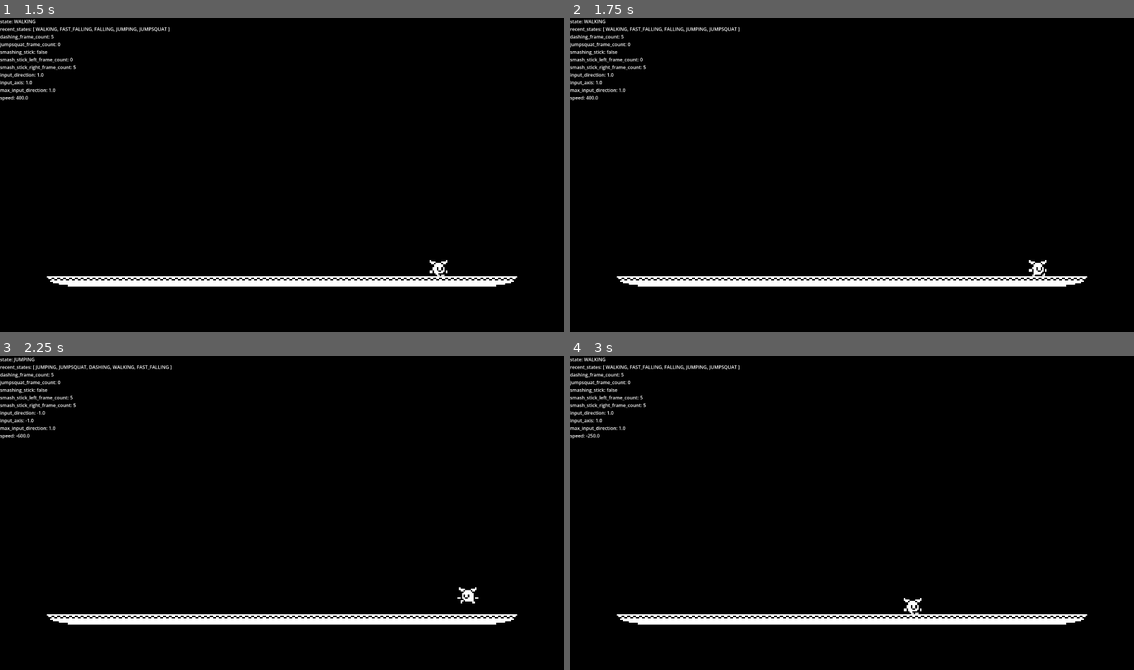
Above: before the commit, frames 1-4 (two rows, left to right).
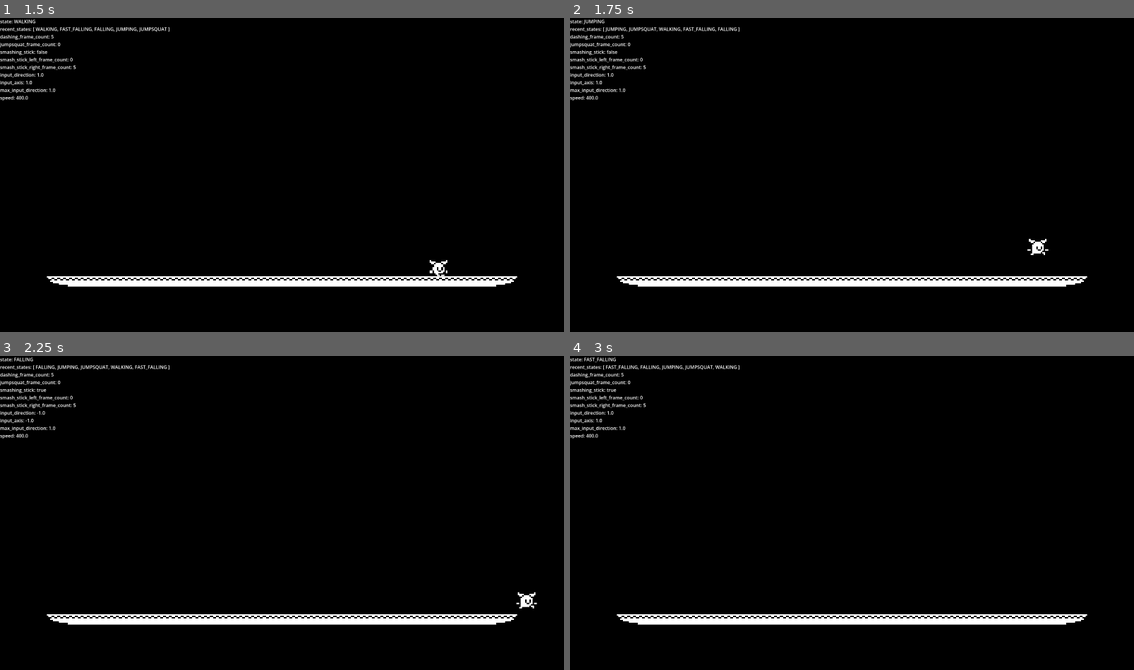
Above: after the commit, the same moments.

Repository: ninjajon5/godot_platformer
Game: Godot game, scene res://main.tscn
The game is run twice, just before and just after one commit, with the same random seed, the same clock (stepped at 60 frames per second) and the same inputs.
Inputs:
- Up to frame 1 (1.5 s): hold D (right) from 0.53 s (still down); tap Space (jump) at 0.6, 0.77, 1.07 s; tap S (crouch) at 1.35 s
- Up to frame 2 (1.75 s): keep holding D (right); tap Space (jump) at 1.52, 1.55 s
- Up to frame 3 (2.25 s): tap Space (jump) at 1.82, 2.1 s; release D (right) at 2.03 s; hold A (left) from 2.03 s (still down)
- Up to frame 4 (3 s): release A (left) at 2.78 s; hold D (right) from 2.78 s (still down); tap S (crouch) at 2.85 s

Frame 1 is identical in both runs. In frame 2, 0.5% of the frame differs, in the area x 2-85%, y 0-83%; in frame 3, 0.5%, in the area x 2-96%, y 0-81%; in frame 4, 0.4%.

Commit message:
green test for jump from walking

Diff:
--- a/player.gd
+++ b/player.gd
@@ -57,7 +57,7 @@
 func _check_for_physics_transitions() -> void:
 	if not on_floor and velocity.y >= 0 and state != State.FAST_FALLING:
 		state = State.FALLING
-	elif on_floor and velocity.x == 0 and state not in GROUNDED_INACTIONABLE_STATES:
+	elif on_floor and velocity.x == 0 and state != State.JUMPSQUAT:
 		state = State.RESTING
 	elif on_floor and state in [State.FALLING, State.FAST_FALLING]:
 		state = State.WALKING
@@ -102,6 +102,9 @@
 	else:
 		_walk()
 
+	if inputs.jump:
+		_jumpsquat()
+
 
 func _apply_inputs_to_running_state() -> void:
 	if inputs.direction:
--- a/test/test_player_airborne.gd
+++ b/test/test_player_airborne.gd
@@ -83,6 +83,14 @@
 	assert_true(player.state == Player.State.JUMPSQUAT)
 
 
+func test_jump_while_walking_causes_jumpsquat_state() -> void:
+	player.state = Player.State.WALKING
+	player.inputs.jump = true
+	player._apply_inputs_depending_on_state()
+
+	assert_true(player.state == Player.State.JUMPSQUAT)
+
+
 func test_jumpsquat_causes_jumpsquat_animation() -> void:
 	player.get_node("AnimatedSprite2D").animation = "jumping"
 	player.state = Player.State.JUMPSQUAT
